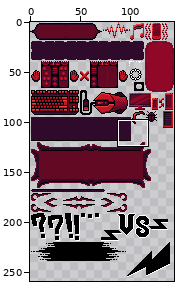
A pixel-art file gets an edit: Succubus/Sprites/UIElements.aseprite. The first picture is a wide view before the edit; the outline marks the close-up.
Close-up. The starting point:
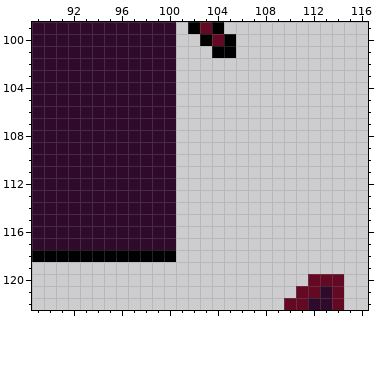
144x288 pixels, 1 frame. Shown: x 89..116, y 99..122. The wide view leaves out empty margins.
After:
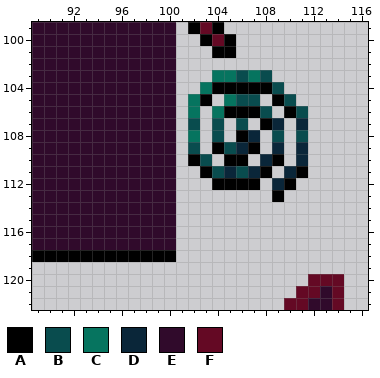
Palette (. is transparent): A #000000  B #094c4e  C #06745f  D #0a2639  E #300a2b  F #640924
Edits made:
--- layer "Layer 1"
@@ x 100..113 @@
 102 E.............
-103 E.............
-104 E.............
-105 E.............
-106 E.............
-107 E.............
-108 E.............
-109 E.............
-110 E.............
-111 E.............
-112 E.............
-113 E.............
+103 E...CCBCB.....
+104 E..CAAAAAB....
+105 E.CA.CBB.AB...
+106 E.C.CAAAB.AB..
+107 E.B.B.B.AD.D..
+108 E.C.B.AD.B.B..
+109 E.B.ABDA.D.D..
+110 E.AB.AA.DA.D..
+111 E..ABDBDA.DA..
+112 E...AAAA.DA...
+113 E........A....
 114 E.............
Boxes around the changes in both close-ups, in picture pixels (x1, y1, x2, y2):
added: (188, 70, 308, 202)
